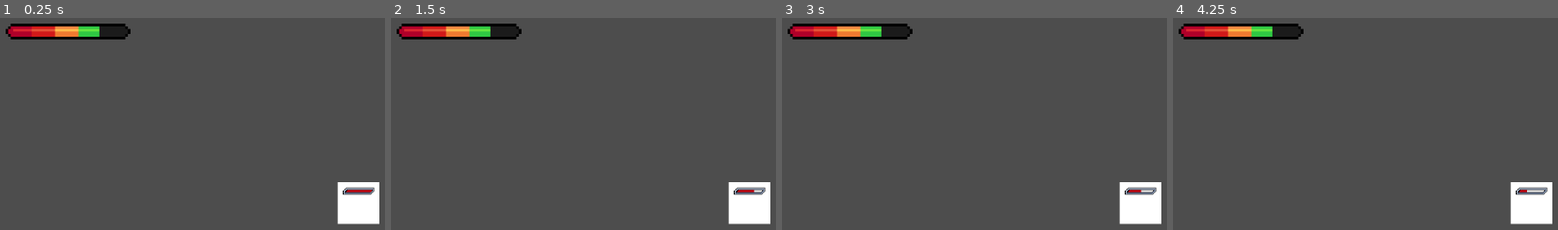
Above: before the commit, frames 1-4 (left to right).
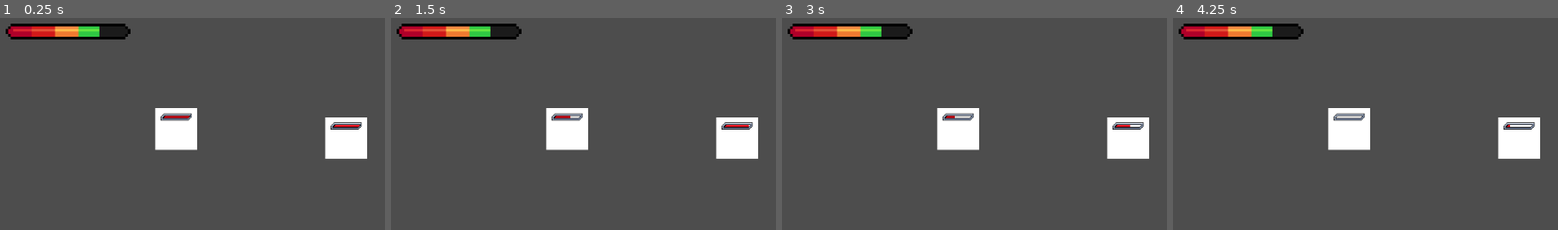
Above: after the commit, the same moments.

Repository: zuiyu1998/text_dungeon
Game: Godot game, scene res://main.tscn
Same seed, same stepped clock (60 frames per second), same inputs: the game is played once before the commit and once after it.
Inputs:
- Up to frame 1 (0.25 s): no input
- Up to frame 2 (1.5 s): tap Enter (ui_accept) at 0.5, 0.77, 1.25 s
- Up to frame 3 (3 s): tap Enter (ui_accept) at 1.52, 2, 2.75 s
- Up to frame 4 (4.25 s): tap Enter (ui_accept) at 3.02, 3.5, 3.77 s

The runs differ from the first frame. In frame 1, 6.4% of the frame differs, in the area x 40-99%, y 42-98%; in frame 2, 6.4%; in frame 3, 6.4%; in frame 4, 6.4%.
Error before the commit: Invalid access to property or key 'damage' on a base object of type 'Nil'. (res://src/battle/battle_system.gd:20)

Commit message:
feat: 添加ITileMapData

Diff:
--- a/main.tscn
+++ b/main.tscn
@@ -1,11 +1,10 @@
 [gd_scene load_steps=3 format=3 uid="uid://c5tcfpqjtx80g"]
 
-[ext_resource type="PackedScene" uid="uid://d0reyuh7j0jwn" path="res://src/enemy/enemy.tscn" id="1_ss6m5"]
+[ext_resource type="PackedScene" uid="uid://bpyqlqvut3p42" path="res://src/map/i_tile_map.tscn" id="1_pp4r1"]
 [ext_resource type="PackedScene" uid="uid://xwhnuu6lot" path="res://src/player/player_ui.tscn" id="2_twehq"]
 
 [node name="Main" type="Node2D"]
 
-[node name="Enemy" parent="." instance=ExtResource("1_ss6m5")]
-position = Vector2(530, 260)
+[node name="ITileMap" parent="." instance=ExtResource("1_pp4r1")]
 
 [node name="PlayerUi" parent="." instance=ExtResource("2_twehq")]
--- a/src/battle/battle_system.gd
+++ b/src/battle/battle_system.gd
@@ -17,7 +17,6 @@
 	var battle_res = get_battle_calculator_result(active_item, unactive_item, rand)
 
 	print_debug(battle_res.hit_result.hit)
-	print_debug(battle_res.damage_result.damage)
 
 	var effct = BattleStatsEffect.new_battle_stats_effect(battle_res)
 
--- /dev/null
+++ b/src/map/Itile_map_data.gd
@@ -0,0 +1,185 @@
+extends Node2D
+class_name ITileMapData
+
+
+var _data: Dictionary = {}
+var selected_tile_id: int
+
+func get_all_tiles(tile_id: int, deep: int) -> Array[TileInterface]:
+	var child_tiles = get_all_child_tiles(tile_id, deep)
+	var parent_tiles = get_all_parent_tiles(tile_id, deep)
+
+	var target: Array[TileInterface] = []
+
+	parent_tiles.reverse()
+	target.append_array(parent_tiles)
+
+	if child_tiles.size() <= 1:
+		return target
+
+	for child_tile in child_tiles.slice(1, child_tiles.size()):
+		target.push_back(child_tile)
+
+	return target
+
+func add_tile_by_tile_id(tile_id: int, tile: TileInterface) -> ITileData:
+	var tile_data: ITileData = _data.get(tile_id)
+	if tile_data == null:
+		return
+	var new_tile_data := self.add_tile(tile)
+	tile_data.tile_children_ids.push_back(new_tile_data.get_tile_id())
+	new_tile_data.tile_parent_ids.push_back(tile_data.get_tile_id())
+
+	return new_tile_data
+
+
+func get_all_child_tiles(tile_id: int, deep: int) -> Array[TileInterface]:
+	var tile = get_tile(tile_id)
+	if tile == null:
+		return []
+
+	if deep <= 0:
+		return [tile]
+
+	var tiles : Array[TileInterface] = [tile]
+
+	for tile_children in get_child_tiles(tile_id):
+		var tmp = get_all_child_tiles(tile_children.get_tile_id(), deep -1)
+		tiles.append_array(tmp)
+
+	return tiles
+
+
+func get_all_parent_tiles(tile_id: int, deep: int) -> Array[TileInterface]:
+	var tile = get_tile(tile_id)
+	if tile == null:
+		return []
+
+	if deep <= 0:
+		return [tile]
+
+	var tiles : Array[TileInterface] = [tile]
+
+	for parent_tile in get_parent_tiles(tile_id):
+		var tmp = get_all_parent_tiles(parent_tile.get_tile_id(), deep -1)
+		tiles.append_array(tmp)
+
+	return tiles
+
+
+func remove_tile(tile_id):
+	var tile_data: ITileData = _data.get(tile_id)
+	if tile_data == null:
+		return
+
+
+func add_tile(tile: TileInterface) -> ITileData:
+	var tile_id = tile.get_tile_id()
+
+	if selected_tile_id == null:
+		selected_tile_id = tile.get_tile_id()
+	var tile_data: ITileData = _data.get(tile_id)
+	if tile_data:
+		tile_data.tile = tile
+	else:
+		tile_data = ITileData.new_tile_data(tile)
+		_data[tile_id] = tile_data
+	return tile_data
+
+
+func get_tile_data(tile_id: int) -> ITileSlotData:
+	var tile = get_tile(tile_id)
+
+	if tile == null:
+		return null
+	var child_tiles = get_child_tiles(tile_id)
+	var parent_tiles = get_parent_tiles(tile_id)
+
+	var tile_slot_data = ITileSlotData.new()
+	tile_slot_data.child_tiles = child_tiles
+	tile_slot_data.parent_tiles = parent_tiles
+	return tile_slot_data
+
+
+func get_tile(tile_id: int) -> TileInterface:
+	var tile_data: ITileData = _data.get(tile_id)
+	if tile_data:
+		return tile_data.tile_interface
+	else:
+		return null
+
+
+func get_child_tiles(tile_id: int) -> Array[TileInterface]:
+	var tile_data: ITileData = _data.get(tile_id)
+	if tile_data:
+		return tile_data.get_child_tiles(self)
+	else:
+		return []
+
+func get_parent_tiles(tile_id: int) -> Array[TileInterface]:
+	var tile_data: ITileData = _data.get(tile_id)
+	if tile_data:
+		return tile_data.get_parent_tiles(self)
+	else:
+		return []
+
+class ITileSlotData:
+	var tile_interface: TileInterface
+	var child_tiles: Array[TileInterface]
+	var parent_tiles: Array[TileInterface]
+
+
+class ITileData:
+	var tile_interface: TileInterface
+	var tile_children_ids: Array[int] = []
+	var tile_parent_ids: Array[int] = []
+
+	func get_tile_id() -> int:
+		return tile_interface.get_tile_id()
+
+	func remove_child_id(tile_id: int):
+		tile_children_ids = tile_children_ids.filter(func (id): return id != tile_id)
+
+
+	func remove_parent_id(tile_id: int):
+		tile_parent_ids = tile_parent_ids.filter(func (id): return id != tile_id)
+
+
+	static func new_tile_data(tile: TileInterface):
+		var tmp  = ITileData.new()
+		tmp.tile_interface = tile
+		return tmp
+
+
+	func get_child_tiles(tile_map: ITileMapData) -> Array[TileInterface]:
+		var tiles: Array[TileInterface] = []
+		for tile_id in tile_children_ids:
+			var tile = tile_map.get_tile(tile_id)
+			if tile:
+				tiles.push_back(tile)
+
+		return tiles
+
+
+	func get_parent_tiles(tile_map: ITileMapData) -> Array[TileInterface]:
+		var tiles: Array[TileInterface] = []
+		for tile_id in tile_parent_ids:
+			var tile = tile_map.get_tile(tile_id)
+			if tile:
+				tiles.push_back(tile)
+
+		return tiles
+
+
+	func is_root() -> bool:
+		if tile_parent_ids.is_empty():
+			return true
+		else:
+			return false
+
+
+	func is_leaf() -> bool:
+		if tile_children_ids.is_empty():
+			return true
+		else:
+			return false
--- /dev/null
+++ b/src/map/i_tile_map.gd
@@ -0,0 +1,8 @@
+extends Node2D
+class_name ITileMap
+
+@onready var i_tile_map_data: ITileMapData = $ITileMapData
+@onready var body: Node2D = $Body
+
+func _ready() -> void:
+	pass
--- /dev/null
+++ b/src/map/i_tile_map.tscn
@@ -0,0 +1,23 @@
+[gd_scene load_steps=4 format=3 uid="uid://bpyqlqvut3p42"]
+
+[ext_resource type="Script" path="res://src/map/i_tile_map.gd" id="1_g2yik"]
+[ext_resource type="Script" path="res://src/map/Itile_map_data.gd" id="1_okdm0"]
+[ext_resource type="PackedScene" uid="uid://d0reyuh7j0jwn" path="res://src/enemy/enemy.tscn" id="3_m5ytt"]
+
+[node name="ITileMap" type="Node2D"]
+script = ExtResource("1_g2yik")
+
+[node name="ITileMapData" type="Node2D" parent="."]
+script = ExtResource("1_okdm0")
+
+[node name="Body" type="Node2D" parent="."]
+
+[node name="TileSlot" type="Node2D" parent="Body"]
+
+[node name="Enemy" parent="Body/TileSlot" instance=ExtResource("3_m5ytt")]
+position = Vector2(511, 160)
+
+[node name="TileSlot2" type="Node2D" parent="Body"]
+
+[node name="Enemy" parent="Body/TileSlot2" instance=ExtResource("3_m5ytt")]
+position = Vector2(250, 146)
--- /dev/null
+++ b/src/map/tile_interface.gd
@@ -0,0 +1,7 @@
+extends Node2D
+class_name TileInterface
+
+var instace_node: Node2D
+
+func get_tile_id() -> int:
+	return get_instance_id()
--- /dev/null
+++ b/src/map/tile_slot.gd
@@ -0,0 +1,5 @@
+extends Node2D
+class_name TileSlot
+
+func get_tile_id() -> int:
+	return get_instance_id()
--- /dev/null
+++ b/tests/unit/test_map.gd
@@ -0,0 +1,48 @@
+extends GutTest
+
+
+
+func test_tile_map_data():
+	var tile_map_data = ITileMapData.new()
+	var tile_interface = TileInterface.new()
+
+	var tile_interface1 = TileInterface.new()
+	var tile_interface2 = TileInterface.new()
+
+	var root_tile_data = tile_map_data.add_tile(tile_interface)
+	var second_tile_data = tile_map_data.add_tile_by_tile_id(root_tile_data.get_tile_id(), tile_interface1)
+	var three_tile_data = tile_map_data.add_tile_by_tile_id(second_tile_data.get_tile_id(), tile_interface2)
+
+	var tiles = tile_map_data.get_all_child_tiles(root_tile_data.get_tile_id(), 1)
+	assert_eq(tiles.size(), 2)
+
+	var parent_tiles = tile_map_data.get_all_parent_tiles(second_tile_data.get_tile_id(), 1)
+	assert_eq(parent_tiles.size(), 2)
+
+	var all_tiles = tile_map_data.get_all_tiles(second_tile_data.get_tile_id(), 1)
+	assert_eq(all_tiles.size(), 3)
+
+	assert_eq(all_tiles[0].get_tile_id(), root_tile_data.get_tile_id())
+	assert_eq(all_tiles[1].get_tile_id(), second_tile_data.get_tile_id())
+	assert_eq(all_tiles[2].get_tile_id(), three_tile_data.get_tile_id())
+
+	pass
+
+func test_tile_data():
+	var tile_interface = TileInterface.new()
+
+	var tile_data = ITileMapData.ITileData.new_tile_data(tile_interface)
+
+	assert_eq(tile_data.is_root(), true)
+	assert_eq(tile_data.is_leaf(), true)
+
+	tile_data.tile_children_ids.assign([2])
+	tile_data.tile_parent_ids.assign([1])
+
+	tile_data.remove_child_id(2)
+	assert_eq(tile_data.is_leaf(), true)
+
+	tile_data.remove_parent_id(1)
+	assert_eq(tile_data.is_root(), true)
+
+	pass
